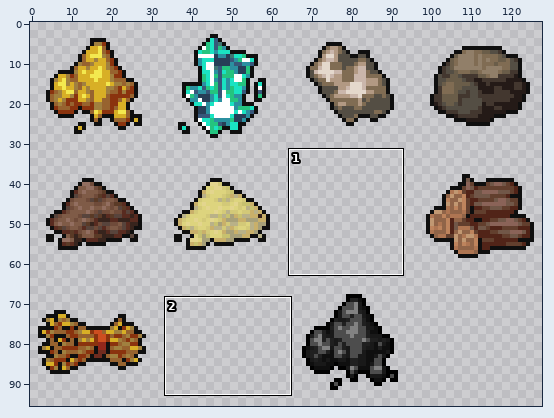
Sprite sheet, stored at VoxelTest/VoxelTestContent/Entities/Resources/resources.png. Above, an overview of the earlier version with the close-up marked.
Close-up. Old version:
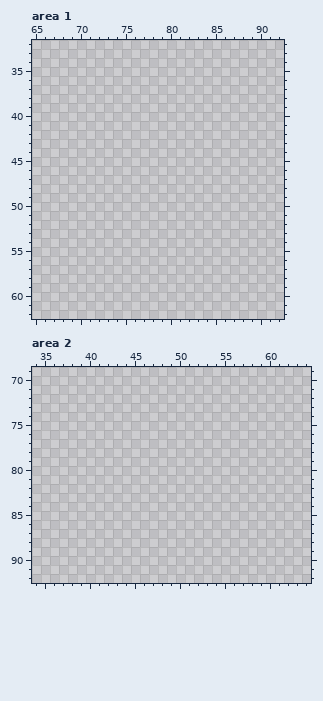
The file is 128x128 pixels. Colours within 5 levels of each other are drawn and written as one. Shown: area 1: x 65..92, y 32..62; area 2: x 34..64, y 69..92. The old version is drawn lined up with the new one. The wide view leaves out empty margins.
New version:
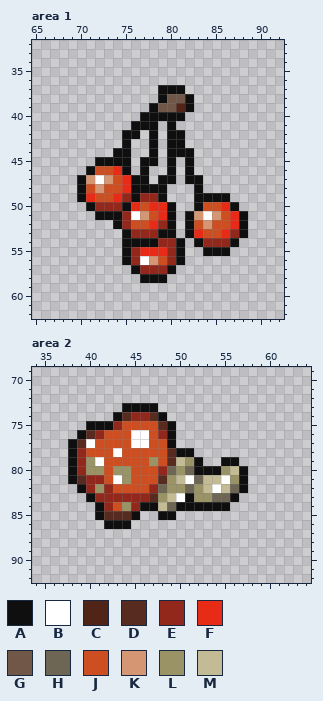
Palette (. is transparent): A #0f0f0f  B #ffffff  C #512418  D #582b20  E #92271b  F #e82b16  G #715748  H #6e6654  J #cd4e20  K #d49673  L #999366  M #c2bb95
Changes in this commit:
drawings rearranged on the sheet (the old picture shows each at its new place; 2 dropped ones are not shown)
Area 1:
y 37: x 79..81 ... -> AAA
y 38: x 79..82 .... -> AGGA
y 39: x 78..82 ..... -> AGGCA
y 40: x 77..81 ..... -> AAAAA
y 41: x 76..78 ... -> AAA; x 80 . -> A
y 42: x 75..76 .. -> AA; x 78 . -> A; x 80..81 .. -> AA
y 43: x 75 . -> A; x 78 . -> A; x 80..81 .. -> AA
y 44: x 74..75 .. -> AA; x 78 . -> A; x 80..82 ... -> AAA
y 45: x 72..75 .... -> AAAA; x 77..78 .. -> AA; x 80 . -> A; x 82 . -> A
y 46: x 71..75 ..... -> AJJFA; x 77 . -> A; x 80 . -> A; x 82 . -> A
y 47: x 70..77 ........ -> AKBKJFAA; x 79..80 .. -> AA; x 82..83 .. -> AA
y 48: x 70..79 .......... -> AJKJJFAAAA; x 83 . -> A
y 49: x 70..79 .......... -> AFJJFEAEEA; x 83..86 .... -> AAAA
y 50: x 71..80 .......... -> AEEEAFJFFA; x 83..87 ..... -> AJJFA
y 51: x 72..80 ......... -> AAAEBKJFA; x 82..88 ....... -> AKBKJFA
y 52: x 74..80 ....... -> AEJJFEA; x 82..88 ....... -> AJKJJFA
y 53: x 75..80 ...... -> AEEEAA; x 82..88 ....... -> AFJJFEA
y 54: x 75..81 ....... -> AAAAEEA; x 83..87 ..... -> AEEEA
y 55: x 75..81 ....... -> AEFFFEA; x 84..86 ... -> AAA
y 56: x 75..81 ....... -> AEBKJEA
y 57: x 76..80 ..... -> AEEEA
y 58: x 77..79 ... -> AAA
Area 2:
y 73: x 44..47 .... -> AAAA
y 74: x 43..48 ...... -> ADEEDA
y 75: x 40..49 .......... -> AAAEJJJJDA
y 76: x 39..49 ........... -> ADEJJJBBJEA
y 77: x 38..49 ............ -> ADBJJJJBBJJA
y 78: x 38..51 .............. -> AEJJJBJJJJJDAA
y 79: x 38..52 ............... -> AELBJJJJJLJDMLA; x 55..56 .. -> AA
y 80: x 38..57 .................... -> AELLJLLJJJEHLHAAALMA
y 81: x 38..57 .................... -> ADEEJBLJJJDLMBHMMBLA
y 82: x 39..57 ................... -> AELEJJJJEHLLHLMBMHA
y 83: x 40..56 ................. -> AEEEEEEDLMBALLHHA
y 84: x 41..55 ............... -> AEJLEAAMHAAAAAA
y 85: x 41..45 ..... -> ADDDA; x 48..49 .. -> AA
y 86: x 42..44 ... -> AAA
Where, in picture pixels (left, top, right, bottom), the same in both close-ups:
added: (77, 85, 248, 283)
added: (68, 403, 248, 529)
